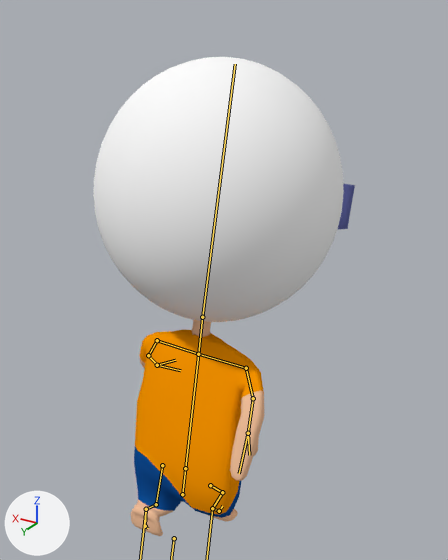
The Blender file introduction/blend/016_004.blend: old version first, new version second.
Both versions are drawn from a camera (50 mm lens) standing at (-3.4, 4.51, 5.73) and looking at (0.02, -1.19, 2.88). The lights are fixed; the arrows at lower left show +X, +Y and +Z. Both versions are drawn at frame 8 of the action 'Run'; the numbers are the values there. The bones that bend it are drawn over the model as lines.

In view in the first picture: '立方体'.
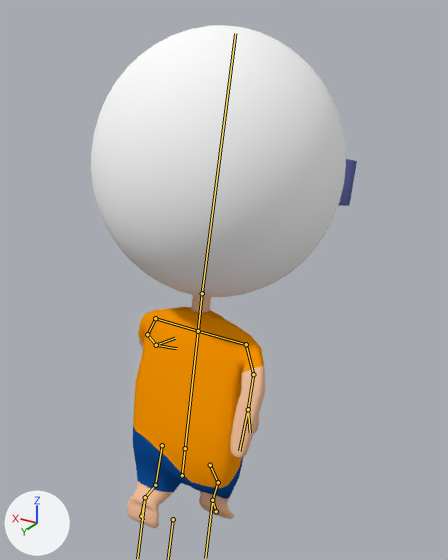
Pixel boxes (x1, y1, x2, y2) of what changed, in the pictures (448 x 560 px):
'立方体', posed
    before: (93, 57, 355, 536)
    after: (91, 25, 357, 528)
bone 'Foot.L', root to tip
    before: (146, 509) to (145, 526)
    after: (145, 497) to (141, 516)
bone 'Foot.R', root to tip
    before: (212, 508) to (219, 511)
    after: (212, 500) to (216, 511)
bone 'Toes.R', root to tip
    before: (219, 511) to (222, 506)
    after: (216, 511) to (218, 511)
bone 'Hand.L', root to tip
    before: (157, 365) to (180, 370)
    after: (156, 345) to (176, 348)
bone 'Thumb.L', root to tip
    before: (157, 365) to (175, 360)
    after: (156, 345) to (175, 338)

The change, as a list of edits to the scene's bpy script:
```text
Change bone_root:
    where bone_root = bpy.data.objects['アーマチュア'].pose.bones['root']
    bone_root.location: (0.0, -4.08, 0.0) -> (0.0, -4.68, 0.0)
Change bone_foot_l:
    where bone_foot_l = bpy.data.objects['アーマチュア'].pose.bones['Foot.L']  # child of 'LowerLeg.L'
    bone_foot_l.rotation_quaternion: (0.978, -0.203, -0.008, 0.004) -> (0.99, 0.129, -0.019, -0.01)  # degrees (-23, -1, 1) -> degrees (15, -2, -1)
Change bone_foot_r:
    where bone_foot_r = bpy.data.objects['アーマチュア'].pose.bones['Foot.R']  # child of 'LowerLeg.R'
    bone_foot_r.rotation_quaternion: (0.98, -0.199, -0.007, -0.006) -> (0.945, 0.326, -0.028, 0.005)  # degrees (-23, -1, 0) -> degrees (38, -3, 0)
Change bone_toes_r:
    where bone_toes_r = bpy.data.objects['アーマチュア'].pose.bones['Toes.R']  # child of 'Foot.R'
    bone_toes_r.rotation_quaternion: (0.955, -0.273, -0.03, -0.002) -> (0.981, -0.154, -0.027, -0.006)  # degrees (-32, -3, 1) -> degrees (-18, -3, 0)
Change bone_hand_l:
    where bone_hand_l = bpy.data.objects['アーマチュア'].pose.bones['Hand.L']  # child of 'LowerArm.L'
    bone_hand_l.rotation_quaternion: (0.896, -0.204, 0.148, -0.203) -> (0.964, -0.156, 0.008, -0.199)  # degrees (-29, 12, -29) -> degrees (-18, -3, -23)
Change bone_thumb_l:
    where bone_thumb_l = bpy.data.objects['アーマチュア'].pose.bones['Thumb.L']  # child of 'LowerArm.L'
    bone_thumb_l.rotation_quaternion: (0.928, -0.169, 0.119, -0.053) -> (0.938, -0.157, 0.085, -0.11)  # degrees (-22, 13, -9) -> degrees (-20, 8, -15)
Change bone_leg_l:
    where bone_leg_l = bpy.data.objects['アーマチュア'].pose.bones['Leg.L']  # child of 'root'
    bone_leg_l.location: (0.0, -0.53, 0.55) -> (0.0, -0.3, 0.5)
Change bone_leg_r:
    where bone_leg_r = bpy.data.objects['アーマチュア'].pose.bones['Leg.R']  # child of 'root'
    bone_leg_r.location: (0.0, -0.57, -0.55) -> (0.0, -0.26, -0.62)
```
